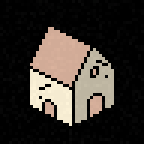
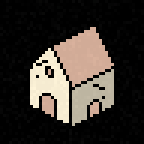
Comparing the layer stacks of the two 144 × 144 images. Changes:
added group "House S" with 4 layers above "House E" over [27, 24, 117, 126]
added layer "Lines #1" in group "House S" over [27, 24, 117, 126]
added layer "Roof #2" in group "House S" over [42, 27, 114, 117]
added layer "Pasted Layer #1" in group "House S" over [30, 48, 69, 120]
added layer "Walls #1" in group "House S" over [72, 69, 114, 126]
hid group "House E" (4 layers) over [27, 24, 117, 126]
